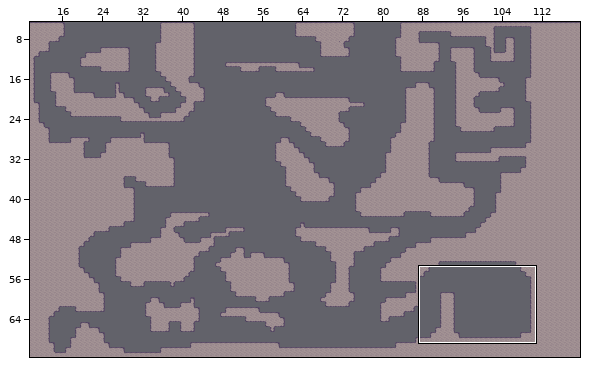
Tiled map (JSON) -- maps/map1.json. The picture above shows the old version from afar; the outline marks the close-up.
Close-up. Before:
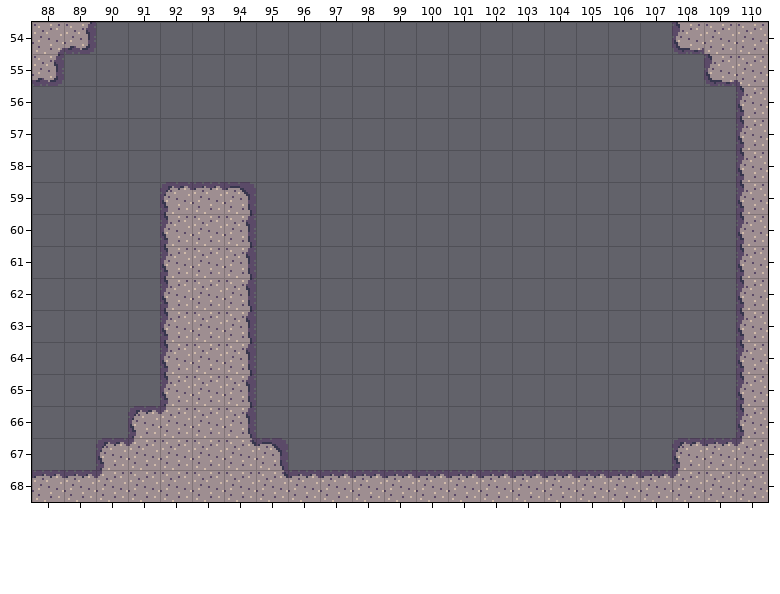
Cells are 16x16 px. Shown: x 88..110, y 54..68.
New version:
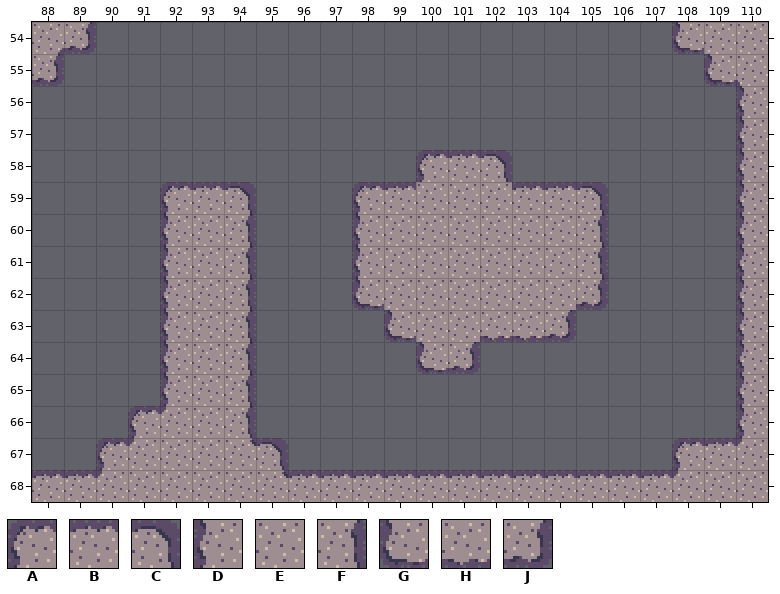
Key: from "terrain": A 0, B 1, C 2, D 6, E 7, F 8, G 12, H 13, J 14.
_ is an empty cell.
The edit:
{"where": "layer \"terrain\""}
{"y":58,"x":100,"old":"___","new":"ABC"}
{"y":59,"x":98,"old":"________","new":"ABEEEBBC"}
{"y":60,"x":98,"old":"________","new":"DEEEEEEF"}
{"y":61,"x":98,"old":"________","new":"DEEEEEEF"}
{"y":62,"x":98,"old":"________","new":"GEEEEEEJ"}
{"y":63,"x":99,"old":"______","new":"GEEHHJ"}
{"y":64,"x":100,"old":"__","new":"GJ"}
{"label":"added","picture_box":[352,150,608,374]}
